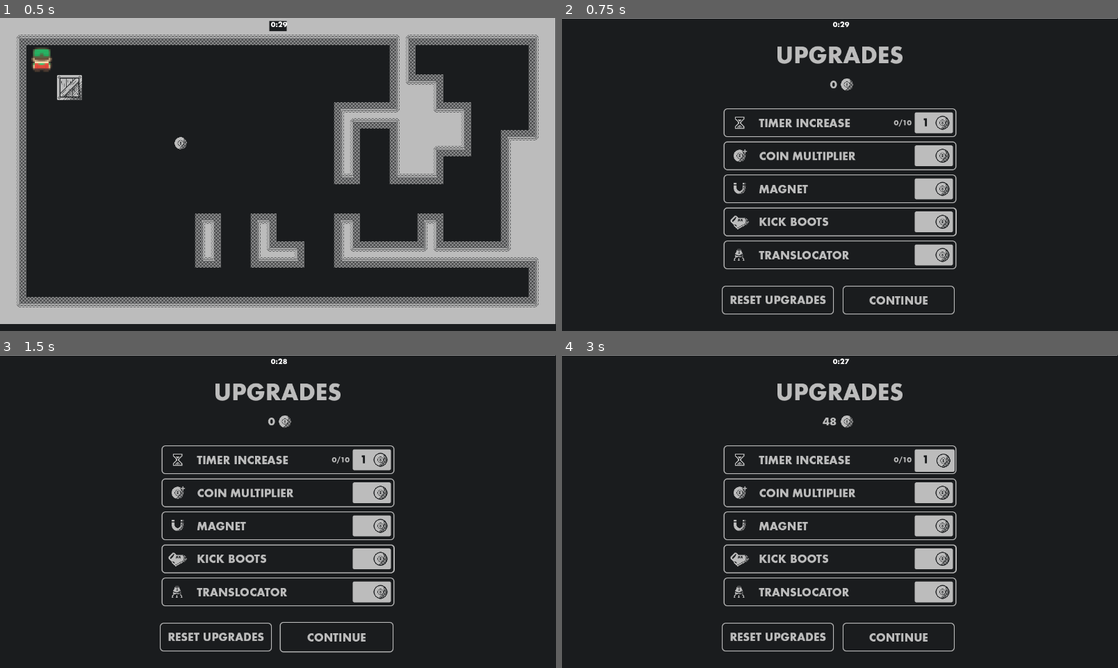
Above: before the commit, frames 1-4 (two rows, left to right).
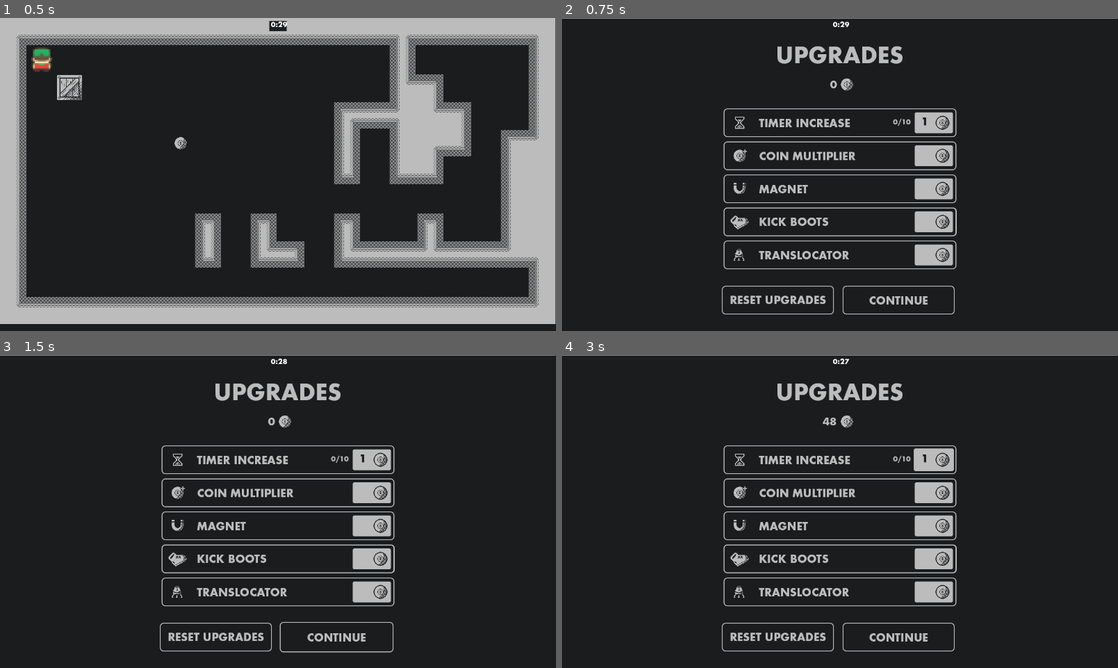
Above: after the commit, the same moments.

Repository: ParryTotato/1BitJam2025
Game: Godot game, scene res://Scenes/Main/main.tscn
Two runs of this game, one before a commit and one after it. Both use one fixed random seed, a clock stepped at 60 frames per second and the inputs below.
Inputs (mouse positions are in pixels of both pictures, inside the frame that each line leads up to):
- Up to frame 1 (0.5 s): no input
- Up to frame 2 (0.75 s): tap Enter (ui_accept) at 0.5 s; hold Right (ui_right) from 0.53 s (still down)
- Up to frame 3 (1.5 s): tap Enter (ui_accept) at 0.77 s; release Right (ui_right) at 1.25 s; click (339, 636) at 1.25 s
- Up to frame 4 (3 s): click (901, 636) at 2 s; click "1" at 2.75 s

Frame 1 is identical in both runs. In frame 2, less than 0.1% of the frame differs, in the area x 59-66%, y 31-35%; in frame 3, less than 0.1%; in frame 4, 0.2%, in the area x 59-71%, y 29-38%.

Commit message:
UI fixes

Diff:
--- a/Scenes/UpgradeShop/upgrade_shop.tscn
+++ b/Scenes/UpgradeShop/upgrade_shop.tscn
@@ -45,13 +45,13 @@
 
 [node name="VBoxContainer" type="VBoxContainer" parent="."]
 layout_mode = 1
-offset_left = 812.0
-offset_top = 216.0
-offset_right = 900.0
-offset_bottom = 472.0
+offset_left = 810.0
+offset_top = 214.0
+offset_right = 902.0
+offset_bottom = 586.0
 size_flags_horizontal = 4
 size_flags_vertical = 4
-theme_override_constants/separation = 28
+theme_override_constants/separation = 24
 
 [node name="TimerDuration" type="TextureButton" parent="VBoxContainer"]
 layout_mode = 2
Binary file changed: Assets/btn_shop_hovered.png
Binary file changed: Assets/btn_shop_normal.png
Binary file changed: Assets/btn_shop_pressed.png
